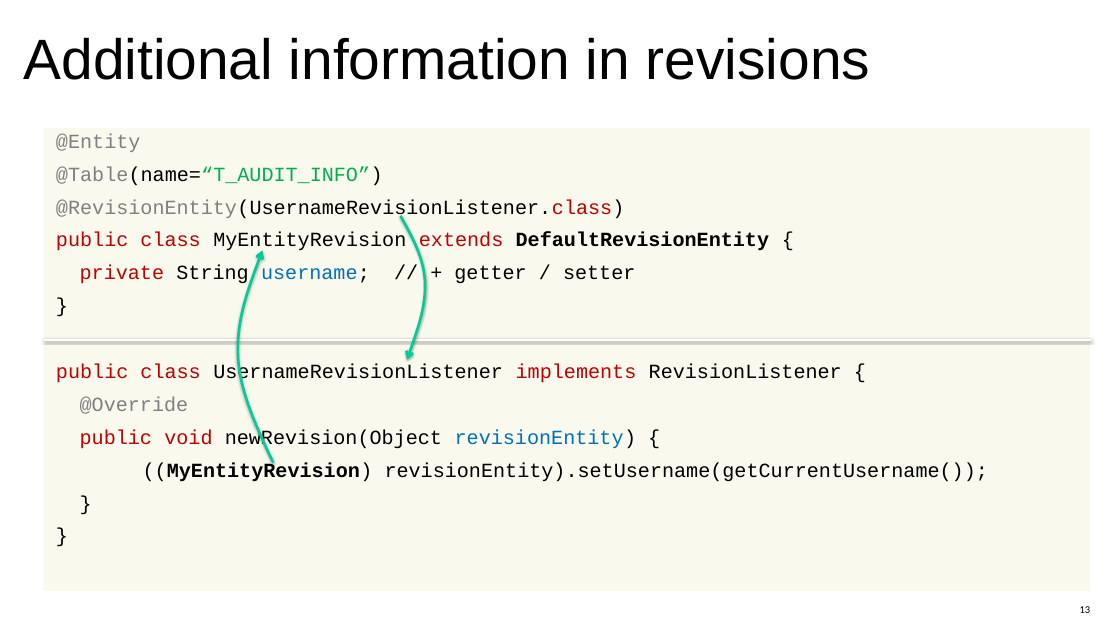
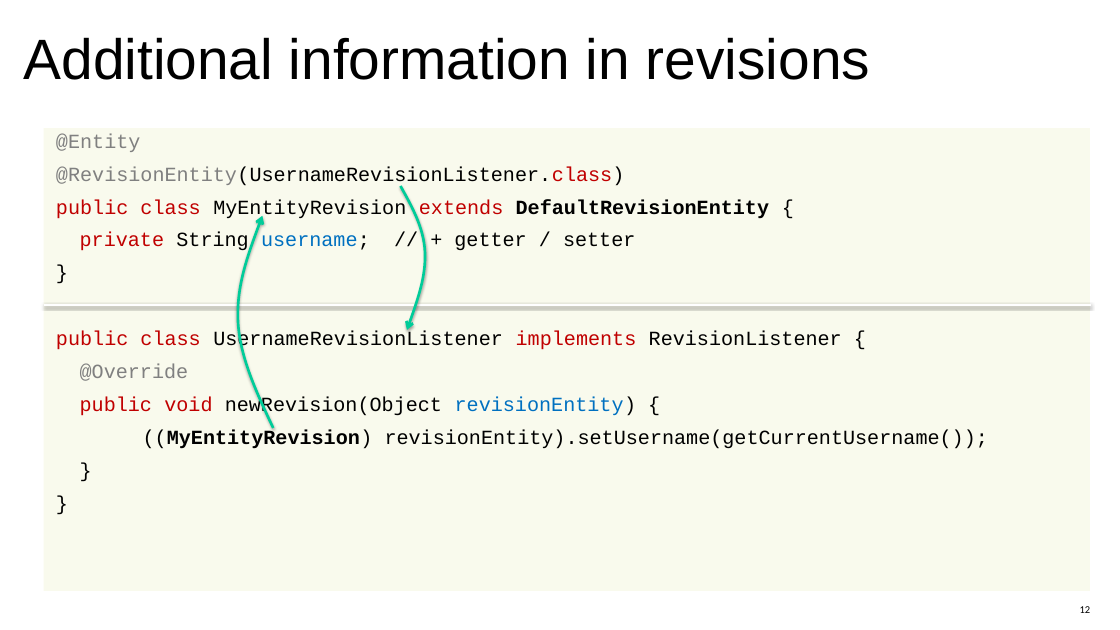
Before and after one commit to linsolas/devoxx-envers, a slide deck: slide 12 of Devoxx 2012 - Hibernate Envers.pptx (slide 13 before the commit). Drawn at 1120x630 pixels with LibreOffice and Linux fonts; fonts in the diff are those of the drawing; background and template pictures are left out. Boxes give left, top, right and bottom in pixels: in the first picture for what was removed or moved away, otherwise in the second. Text is boxed around its words. In the diff, an @@ line names an element or a change of style, - is before the commit and + after.

Commit message:
Update presentation

```diff
--- a/Devoxx 2012 - Hibernate Envers.pptx
+++ b/Devoxx 2012 - Hibernate Envers.pptx
@@ text at [56,166,383,186]: paragraph removed @@
-@Table(name=“T_AUDIT_INFO”)
@@ freeform shape: place and size @@
-freeform shape at [401,216,426,360]
+freeform shape at [401,186,426,329]
@@ freeform shape: place and size @@
-freeform shape at [230,250,278,465]
+freeform shape at [230,216,278,430]
@@ line moved from (44, 340) - (1091, 340) to (44, 305) - (1091, 305) @@
```
Also in this commit, not shown: 2 other slides changed, 1 slide added, 1 slide removed.
